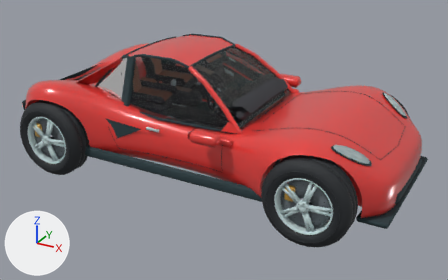
The glTF model public/models/racer.glb as it was, and as the next commit left it.
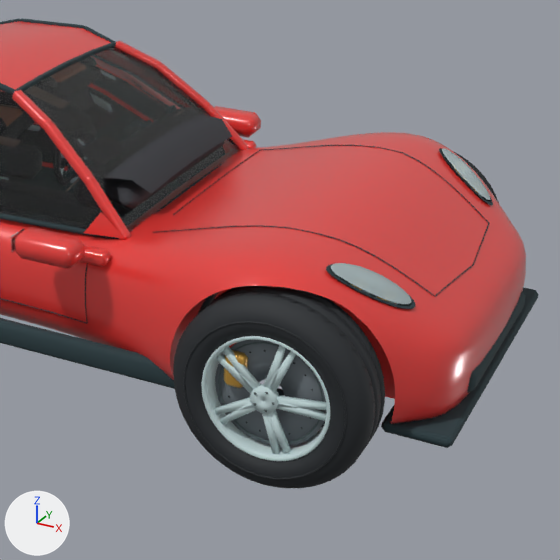
There are two pictures of each version: one whole from a 50 mm lens placed at (1.409, -2.487, 1.4), pointed at (0.055, -0.025, 0.17), one close up on the part from 41% to 98% of the width and 9% to 100% of the height. Lighting does not change. The marker at lower left points along +X, +Y and +Z. The first two pictures are the older version. Vertices at exactly the same position are counted once.

The first close-up shows 'Automotive glass', 'Cabin upholstery', 'Lamp crystal', 'Paint racer', 'Rolling wheels', 'Tyre rubber', 'Wheel brake calipers' and 2 more.
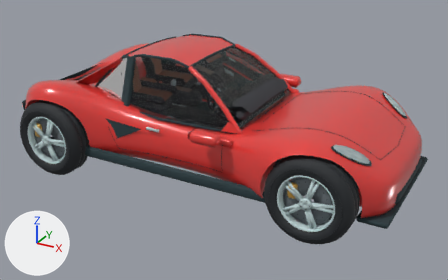
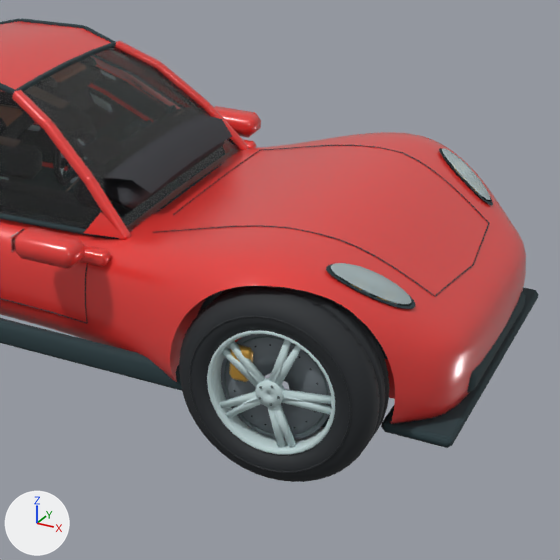
The change, as a list of edits to the scene's bpy script:
```text
Change me_rounded_grooved_tyre:
    where me_rounded_grooved_tyre.from_pydata(...)  # 8040 vertices, 13456 faces; spans x -0.86..0.85, y -0.5..0.5, z 0.0..0.38
    used by ob_rolling_wheels; location = (0.0, 0.0, 0.0)
    me_rounded_grooved_tyre part 2: the loose piece of 864 vertices spanning x 0.47..0.85, y -0.5..-0.36, z 0.0..0.38 is moved by (0.0, 0.02, 0.0)
    me_rounded_grooved_tyre part 3: the loose piece of 128 vertices spanning x 0.51..0.81, y -0.5..-0.49, z 0.04..0.34 is moved by (0.0, 0.03, 0.0)
    me_rounded_grooved_tyre part 4: all 2010 vertices in x 0.47..0.85, y 0.36..0.5, z 0.0..0.38 are moved by (0.0, -0.02, 0.0)
    me_rounded_grooved_tyre part 5: 930 of the vertices in x 0.47..0.85, y -0.49..-0.4, z 0.0..0.37 are moved by (0.0, 0.02, 0.0)
Change me_cube_301:
    used by ob_wheel_brake_calipers; location = (0.0, 0.0, 0.0)
    remove me_cube_301.from_pydata(...)  # 96 vertices, 176 faces; spans x -0.756..0.616, y -0.481..0.481, z 0.191..0.258
    add me_cube_301.from_pydata(...)  # 496 vertices, 960 faces; spans x -0.756..0.691, y -0.481..0.481, z 0.159..0.258
    me_cube_301 part 1: the loose piece of 24 vertices spanning x 0.575..0.616, y -0.481..-0.455, z 0.191..0.258 is moved by (0.0, 0.025, 0.0)
    other edits to the shape of me_cube_301 do not show in these pictures
```

What differs and where, as boxes [x1, y1, x2, y2] in the close-ups (560 x 560 px; the box of a moved part takes in the faces that stretch with it):
'Rolling wheels', reshaped
    before: [173, 153, 499, 488]
    after: [179, 286, 390, 482]
'Wheel brake calipers', reshaped
    before: [224, 350, 248, 388]
    after: [229, 344, 287, 382]
part 1 of me_cube_301, moved or reshaped
    before: [224, 350, 248, 388]
    after: [229, 344, 254, 382]
part 2 of me_rounded_grooved_tyre, moved or reshaped
    before: [173, 286, 385, 488]
    after: [179, 286, 389, 482]
part 3 of me_rounded_grooved_tyre, moved or reshaped
    before: [183, 321, 347, 479]
    after: [189, 315, 351, 473]
part 4 of me_rounded_grooved_tyre, moved or reshaped (not visible afterwards)
    before: [456, 153, 499, 203]
part 5 of me_rounded_grooved_tyre, moved or reshaped
    before: [174, 288, 384, 481]
    after: [185, 288, 388, 482]
